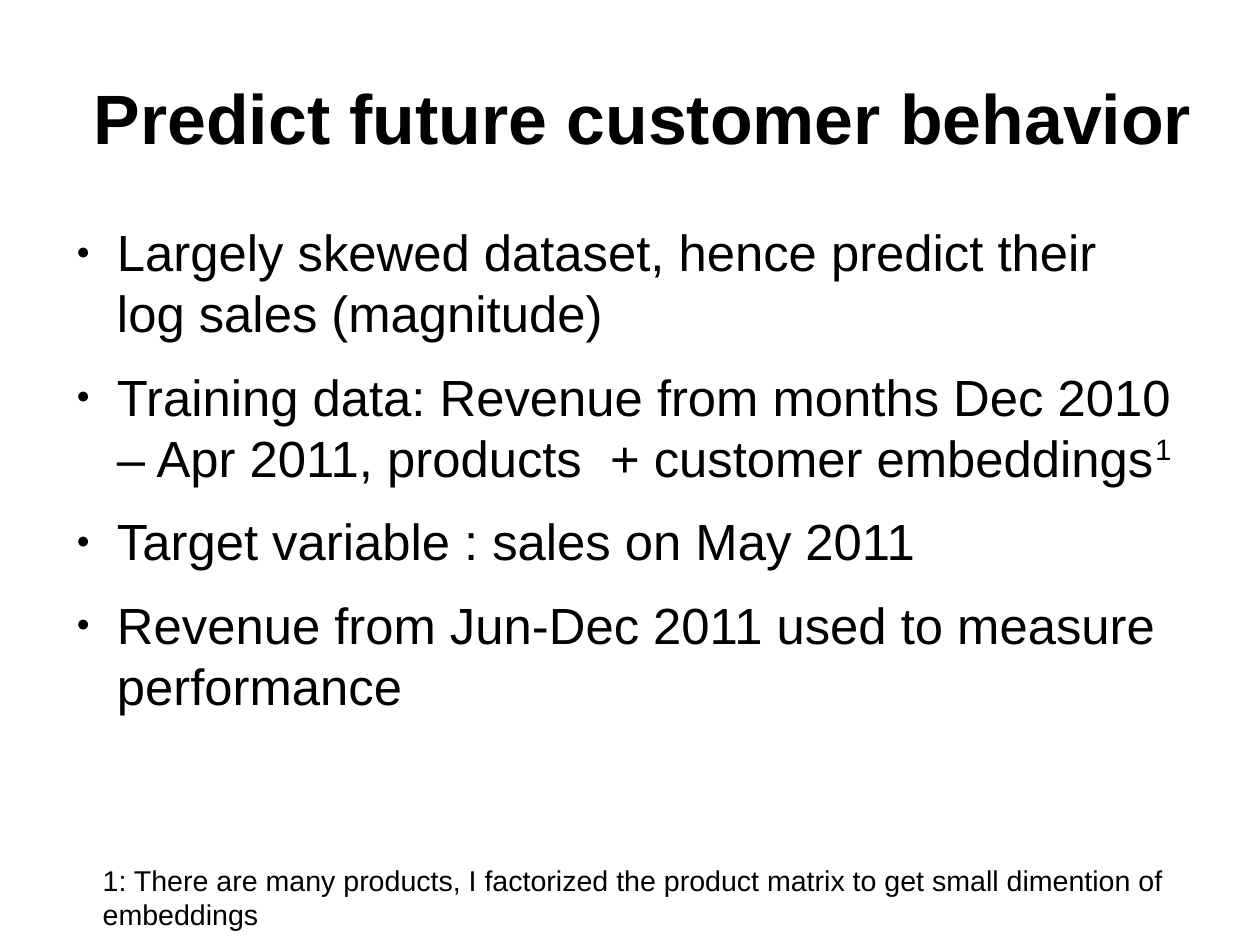
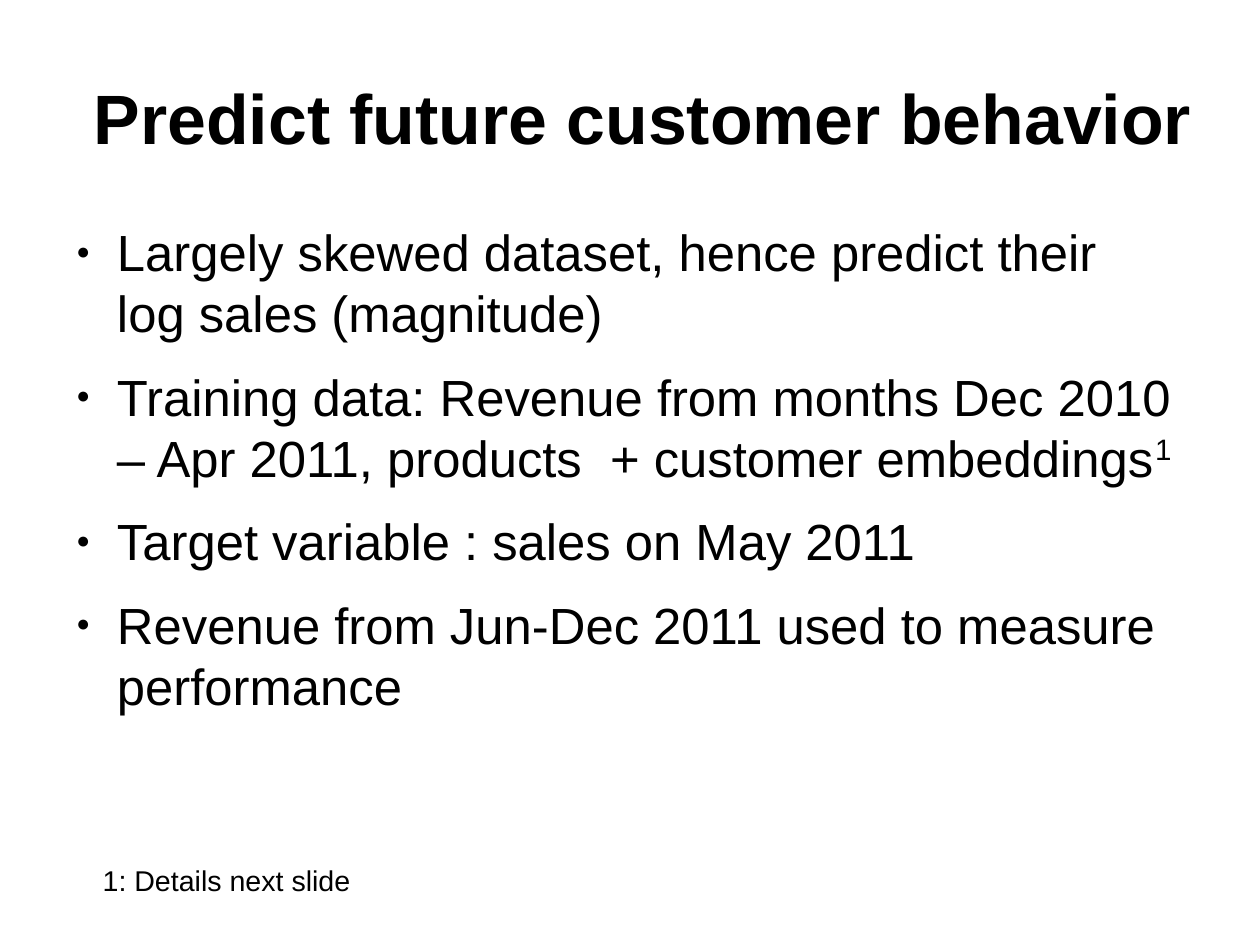
Before and after one commit to leexa90/E-commece-Data-Science, a slide deck: slide 4 of Present.odp. Drawn at 1260x945 pixels with LibreOffice and Linux fonts; fonts in the diff are those of the drawing. Boxes give left, top, right and bottom in pixels: in the first picture for what was removed or moved away, otherwise in the second. Text is boxed around its words. In the diff, an @@ line names an element or a change of style, - is before the commit and + after.

```diff
--- a/Present.odp
+++ b/Present.odp
@@ text at bbox=[103, 870, 351, 892]: text changed @@
-1: There are many products, I factorized the product matrix to get small dimention of embeddings
+1: Details next slide
```
Also in this commit, not shown: 5 other slides changed, 4 slides added, 1 slide removed, 2 other files.
